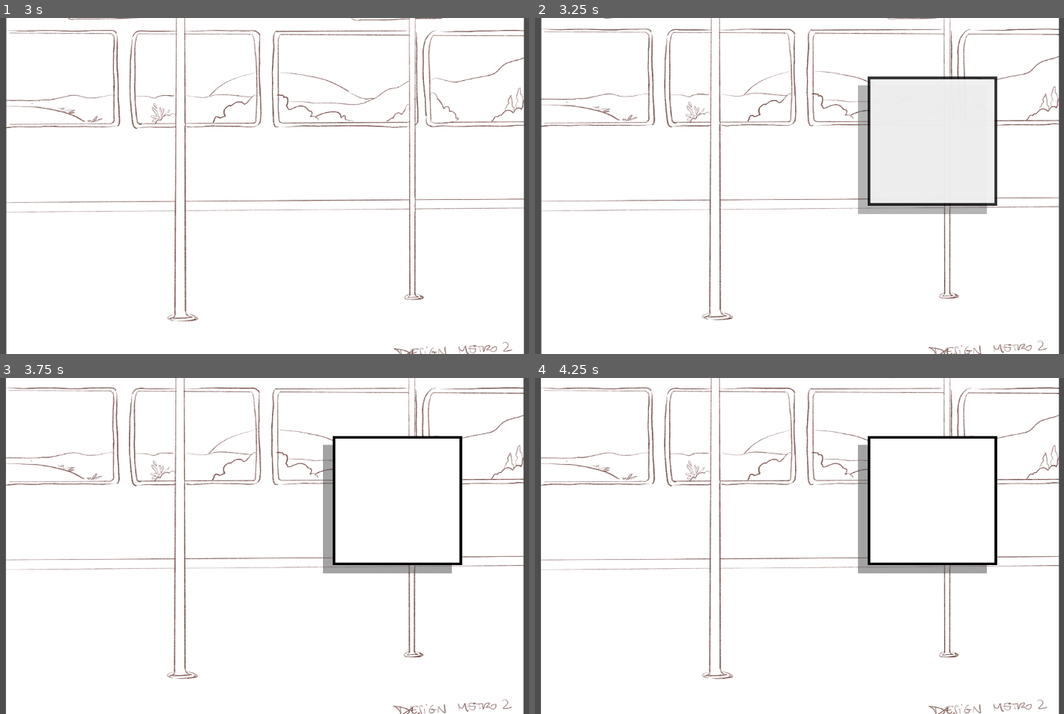
Above: before the commit, frames 1-4 (two rows, left to right).
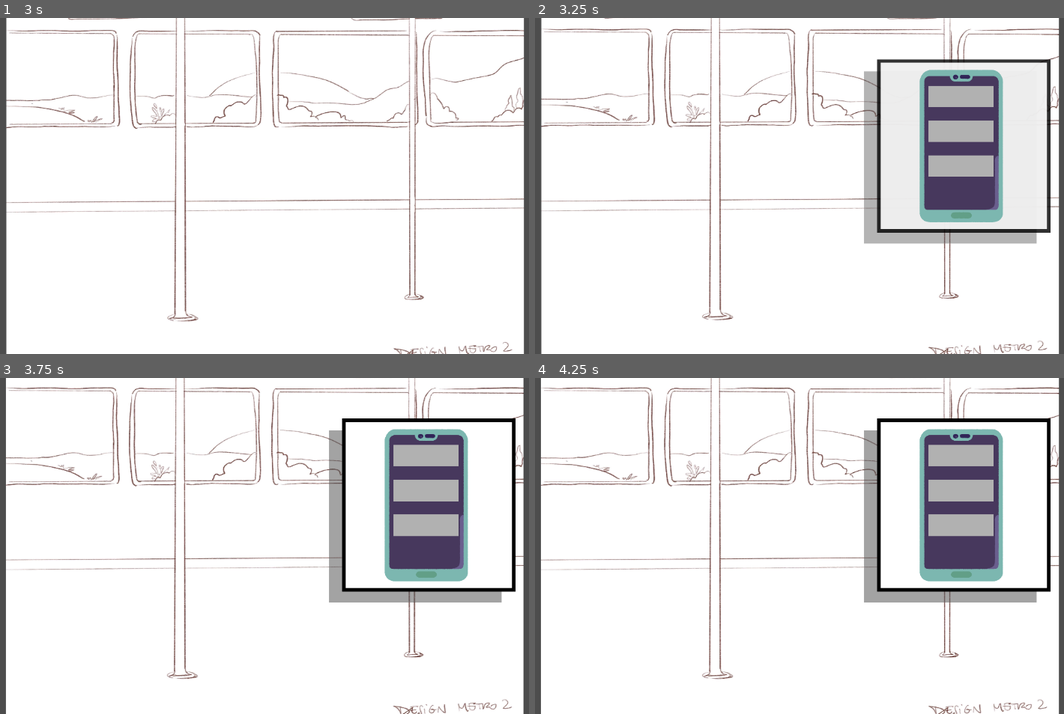
Above: after the commit, the same moments.

Repository: ohmlet-studio/ABugsLife
Game: Godot game, scene res://Scene/tramScene.tscn
Same seed, same stepped clock (60 frames per second), same inputs: the game is played once before the commit and once after it.
Inputs (mouse positions are in pixels of both pictures, inside the frame that each line leads up to):
- Up to frame 1 (3 s): move the mouse to (396, 169) at 0.52 s; click (396, 169) at 0.67 s; drag from (142, 202) to (232, 253) at 1.27 s; move the mouse to (322, 112) at 2.02 s; click (322, 112) at 2.17 s; drag from (232, 253) to (84, 135) at 2.77 s
- Up to frame 2 (3.25 s): no input
- Up to frame 3 (3.75 s): move the mouse to (444, 596) at 3.52 s; click (444, 596) at 3.67 s
- Up to frame 4 (4.25 s): no input

Frame 1 is identical in both runs. In frame 2, 11% of the frame differs, in the area x 61-98%, y 12-68%; in frame 3, 12%; in frame 4, 12%, in the area x 61-98%, y 12-67%.

Commit message:
[WIP] tram

Diff:
--- a/Scene/InteractionPopup.tscn
+++ b/Scene/InteractionPopup.tscn
@@ -99,14 +99,6 @@
 [node name="InteractionPopup" type="Node2D"]
 script = ExtResource("1_u3xke")
 
-[node name="_DEBUG_BACKGROUND" type="ColorRect" parent="."]
-visible = false
-offset_left = -461.0
-offset_top = -138.0
-offset_right = -421.0
-offset_bottom = -98.0
-scale = Vector2(32.2528, 14.9475)
-
 [node name="Popup" type="Node2D" parent="."]
 
 [node name="Shadow" type="ColorRect" parent="Popup"]
--- a/Scene/Tram/PhonePopup.tscn
+++ b/Scene/Tram/PhonePopup.tscn
@@ -1,49 +1,79 @@
-[gd_scene load_steps=5 format=3 uid="uid://c1oq7xevew5jw"]
+[gd_scene load_steps=6 format=3 uid="uid://c1oq7xevew5jw"]
 
 [ext_resource type="PackedScene" uid="uid://dg035xci6inme" path="res://Scene/InteractionPopup.tscn" id="1_aw7cm"]
 [ext_resource type="Script" uid="uid://cb7ukf042rdrn" path="res://Scene/Tram/phone_popup.gd" id="2_ccss7"]
+[ext_resource type="Texture2D" uid="uid://dim6dsvg6ft53" path="res://Assets/phone.png" id="3_b74y7"]
 [ext_resource type="Script" uid="uid://bf8b7abk4j6jh" path="res://Scripts/Tram/PhoneInterface.gd" id="3_wp84m"]
 
 [sub_resource type="Theme" id="Theme_3slvu"]
 
-[node name="InteractionPopup" instance=ExtResource("1_aw7cm")]
+[node name="PhonePopup" instance=ExtResource("1_aw7cm")]
 script = ExtResource("2_ccss7")
 
 [node name="Elements" type="Node2D" parent="Popup" index="2"]
 
-[node name="Phone" type="ColorRect" parent="Popup/Elements" index="0"]
-offset_left = 48.0
-offset_top = 28.0
-offset_right = 194.0
-offset_bottom = 222.0
+[node name="Phone" type="TextureRect" parent="Popup/Elements" index="0"]
+offset_left = 54.0
+offset_top = 9.0
+offset_right = 188.0
+offset_bottom = 241.0
 theme = SubResource("Theme_3slvu")
-color = Color(0.262932, 0.262932, 0.262932, 1)
+texture = ExtResource("3_b74y7")
+expand_mode = 1
 
-[node name="Notif" type="Node2D" parent="Popup/Elements" index="1"]
-position = Vector2(56, 38)
+[node name="Notif" type="Control" parent="Popup/Elements" index="1"]
+clip_contents = true
+layout_mode = 3
+anchors_preset = 0
+offset_left = 74.0
+offset_top = 38.0
+offset_right = 168.0
+offset_bottom = 231.0
 script = ExtResource("3_wp84m")
 
 [node name="Notif" type="ColorRect" parent="Popup/Elements/Notif" index="0"]
-offset_right = 133.0
-offset_bottom = 41.0
+layout_mode = 1
+anchors_preset = -1
+anchor_left = 0.0342466
+anchor_top = 0.015544
+anchor_right = 0.858459
+anchor_bottom = 0.176166
+offset_left = -3.35616
+offset_top = -3.0
+offset_right = 12.3088
+offset_bottom = -3.0
 theme = SubResource("Theme_3slvu")
 color = Color(0.695503, 0.695503, 0.695503, 1)
+metadata/_edit_use_anchors_ = true
 
 [node name="Notif2" type="ColorRect" parent="Popup/Elements/Notif" index="1"]
-offset_top = 45.0
-offset_right = 133.0
-offset_bottom = 86.0
+layout_mode = 1
+anchors_preset = -1
+anchor_left = 0.0342466
+anchor_top = 0.196891
+anchor_right = 0.858459
+anchor_bottom = 0.357513
+offset_left = -3.35616
+offset_right = 12.3088
 theme = SubResource("Theme_3slvu")
 color = Color(0.695503, 0.695503, 0.695503, 1)
+metadata/_edit_use_anchors_ = true
 
 [node name="Notif3" type="ColorRect" parent="Popup/Elements/Notif" index="2"]
-offset_top = 90.0
-offset_right = 133.0
-offset_bottom = 131.0
+layout_mode = 1
+anchors_preset = -1
+anchor_left = 0.0342466
+anchor_top = 0.393782
+anchor_right = 0.858459
+anchor_bottom = 0.554404
+offset_left = -3.35616
+offset_right = 12.3088
 theme = SubResource("Theme_3slvu")
 color = Color(0.695503, 0.695503, 0.695503, 1)
+metadata/_edit_use_anchors_ = true
 
 [node name="Leg" type="ColorRect" parent="Popup/Elements" index="2"]
+visible = false
 offset_left = 137.0
 offset_top = 44.0
 offset_right = 168.0
--- a/Scene/tramScene.tscn
+++ b/Scene/tramScene.tscn
@@ -3,7 +3,7 @@
 [ext_resource type="Texture2D" uid="uid://dr13ctxcwfav2" path="res://Assets/metro.jpg" id="1_67yrw"]
 [ext_resource type="Script" uid="uid://b7bwv7hvwye3y" path="res://Scripts/tram_scene.gd" id="1_e6itl"]
 [ext_resource type="Script" uid="uid://wusueic5wnd8" path="res://Scripts/Tram/interactions.gd" id="3_1s6la"]
-[ext_resource type="PackedScene" uid="uid://dg035xci6inme" path="res://Scene/InteractionPopup.tscn" id="3_xjeqg"]
+[ext_resource type="PackedScene" uid="uid://c1oq7xevew5jw" path="res://Scene/Tram/PhonePopup.tscn" id="4_xjeqg"]
 
 [sub_resource type="Animation" id="Animation_xjeqg"]
 length = 0.001
@@ -65,5 +65,6 @@
 [node name="Interactions" type="Node2D" parent="."]
 script = ExtResource("3_1s6la")
 
-[node name="PhonePopup" parent="Interactions" instance=ExtResource("3_xjeqg")]
-position = Vector2(708, 112)
+[node name="PhonePopup" parent="Interactions" instance=ExtResource("4_xjeqg")]
+position = Vector2(726, 78)
+scale = Vector2(1.34046, 1.34046)
--- a/Scripts/Tram/PhoneInterface.gd
+++ b/Scripts/Tram/PhoneInterface.gd
@@ -1,15 +1,169 @@
-extends Node2D
+extends Control
 
-var notifications: Array = [
-	$Notif,
-	$Notif2,
-	$Notif3
-]
+var notifications: Array = []
+var notification_height: float = 40.0
+var notification_spacing: float = 10.0
+var screen_width: float = 400.0
+var top_position: float = 0.0
 
-func move_notif_up(notif_node):
+var is_swiping: bool = false
+var swipe_start_pos: Vector2
+var swipe_threshold: float = 100.0
+var current_tween: Tween  # Track current tween to avoid conflicts
+
+func _ready():
+	notifications = get_children()
+
+	arrange_notifications()
+
+	if notifications.size() > 0:
+		setup_swipe_for_top_notification()
+
+func arrange_notifications():
+	for i in range(notifications.size()):
+		var notif = notifications[i]
+		var target_y = top_position + (i * (notification_height + notification_spacing))
+		notif.position = Vector2(0, target_y)
+
+func move_notif_up(notif_node: Control, target_position: Vector2, duration: float = 0.3):
 	var tween = create_tween()
-	for sprite in get_children():
-		tween.tween_property(sprite, "position", Vector2(0, 0), 1)
+	tween.set_ease(Tween.EASE_OUT)
+	tween.set_trans(Tween.TRANS_BACK)
 
+	tween.tween_property(notif_node, "position", target_position, duration)
+	return tween
 
-func swipe_notif_away(notif_node):
+func swipe_notif_away(notif_node: Control, direction: int = 1):
+	# Kill any existing tween to avoid conflicts
+	if current_tween:
+		current_tween.kill()
+
+	var tween = create_tween()
+	tween.set_ease(Tween.EASE_IN)
+	tween.set_trans(Tween.TRANS_CUBIC)
+
+	var target_x = screen_width * direction * 1.5
+	var target_pos = Vector2(target_x, notif_node.position.y)
+
+	var parallel_tween = create_tween()
+	parallel_tween.parallel().tween_property(notif_node, "modulate:a", 0.0, 0.3)
+	parallel_tween.parallel().tween_property(notif_node, "scale", Vector2(0.8, 0.8), 0.3)
+
+	tween.tween_property(notif_node, "position", target_pos, 0.3)
+
+	tween.tween_callback(remove_top_notification)
+
+func remove_top_notification():
+	if notifications.size() == 0:
+		return
+
+	var removed_notif = notifications[0]
+	notifications.remove_at(0)
+	removed_notif.queue_free()
+
+	# Animate all remaining notifications moving up
+	animate_all_notifications_up()
+
+	# Set up swipe for the new top notification
+	if notifications.size() > 0:
+		setup_swipe_for_top_notification()
+
+func animate_all_notifications_up():
+	for i in range(notifications.size()):
+		var notif = notifications[i]
+		var target_y = top_position + (i * (notification_height + notification_spacing))
+		var target_pos = Vector2(0, target_y)
+
+		await get_tree().create_timer(i * 0.05).timeout
+		move_notif_up(notif, target_pos, 0.4)
+
+func setup_swipe_for_top_notification():
+	if notifications.size() == 0:
+		return
+
+	var top_notif = notifications[0]
+
+	if top_notif.gui_input.is_connected(_on_notification_input):
+		top_notif.gui_input.disconnect(_on_notification_input)
+
+	top_notif.gui_input.connect(_on_notification_input)
+
+func _on_notification_input(event: InputEvent):
+	if notifications.size() == 0:
+		return
+
+	var top_notif = notifications[0]
+
+	if event is InputEventMouseButton:
+		if event.button_index == MOUSE_BUTTON_LEFT:
+			if event.pressed:
+				is_swiping = true
+				swipe_start_pos = event.position
+				# Kill any existing tweens when starting to swipe
+				if current_tween:
+					current_tween.kill()
+			else:
+				if is_swiping:
+					handle_swipe_end(event.position, top_notif)
+				is_swiping = false
+
+	elif event is InputEventMouseMotion and is_swiping:
+		handle_swipe_drag(event.position, top_notif)
+
+func handle_swipe_drag(current_pos: Vector2, notif_node: Control):
+	if current_pos.x < swipe_start_pos.x:
+		return
+
+	var drag_distance = current_pos.x - swipe_start_pos.x
+
+	var max_drag = swipe_threshold * 1.5
+	drag_distance = clamp(drag_distance, -max_drag, max_drag)
+
+	# Store the original Y position to maintain it
+	var original_y = get_notification_target_y(0)  # Top notification's target Y
+	notif_node.position = Vector2(drag_distance, original_y)
+
+	# Add some visual feedback - scale and rotate slightly based on drag
+	var drag_ratio = abs(drag_distance) / swipe_threshold
+	var scale_factor = 1.0 - (drag_ratio * 0.1)  # Slight scale down
+	var rotation_angle = drag_distance * 0.0005  # Slight rotation
+
+	notif_node.scale = Vector2(scale_factor, scale_factor)
+	notif_node.rotation = rotation_angle
+
+	var alpha = 1.0 - (drag_ratio * 0.3)
+	notif_node.modulate.a = clamp(alpha, 0.4, 1.0)
+
+func get_notification_target_y(index: int) -> float:
+	"""Helper function to get the target Y position for a notification at given index"""
+	return top_position + (index * (notification_height + notification_spacing))
+
+func handle_swipe_end(end_pos: Vector2, notif_node: Control):
+	"""Handle the end of a swipe gesture"""
+	var swipe_distance = end_pos.x - swipe_start_pos.x
+
+	if abs(swipe_distance) >= swipe_threshold:
+		# Complete the swipe
+		var direction = 1 if swipe_distance > 0 else -1
+		swipe_notif_away(notif_node, direction)
+	else:
+		# Snap back to original position
+		snap_back_notification(notif_node)
+
+func snap_back_notification(notif_node: Control):
+	# Kill any existing tween
+	if current_tween:
+		current_tween.kill()
+
+	current_tween = create_tween()
+	current_tween.set_ease(Tween.EASE_OUT)
+	current_tween.set_trans(Tween.TRANS_SPRING)
+
+	# Get the proper target position (this is key!)
+	var target_pos = Vector2(0, get_notification_target_y(0))
+
+	# Reset all properties to their original states
+	current_tween.parallel().tween_property(notif_node, "position", target_pos, 0.4)
+	current_tween.parallel().tween_property(notif_node, "scale", Vector2.ONE, 0.4)
+	current_tween.parallel().tween_property(notif_node, "rotation", 0.0, 0.4)
+	current_tween.parallel().tween_property(notif_node, "modulate:a", 1.0, 0.4)
Not shown, added: Assets/Illustration_sans_titre-1.png.import
Not shown, added: Assets/Illustration_sans_titre-5.png.import
Not shown, added: Assets/Illustration_sans_titre-6.png.import
Binary file added: Assets/phone.png
Not shown, added: Assets/phone.png.import
